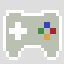
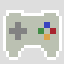
Layers edited between the first and the second 64x64 image:
painted on "Layer #3" over 9, 22, 27, 40